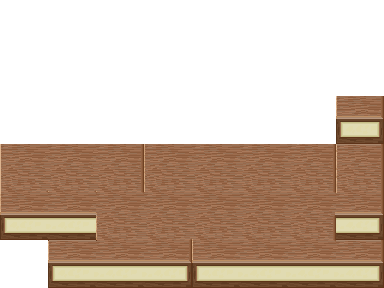
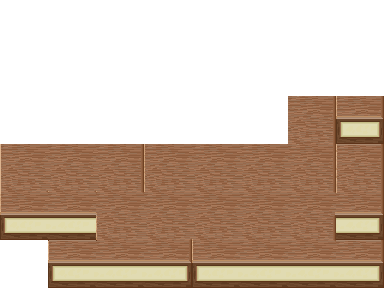
The second w=384, h=288 image is a revision of the first. Changes to its layers:
pixels changed over (288, 96, 336, 144) (layer not identified)
